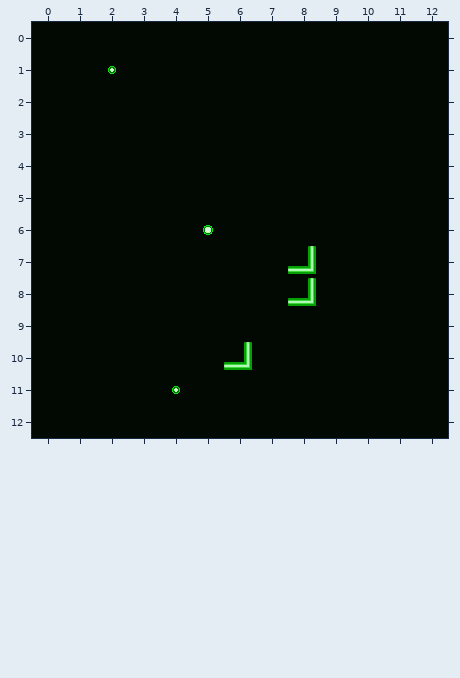
Tiled map -- files/testRoom.tmx. Above is the file before it was changed.
Cells are 32x32 px. Shown: x 0..12, y 0..12.
The result:
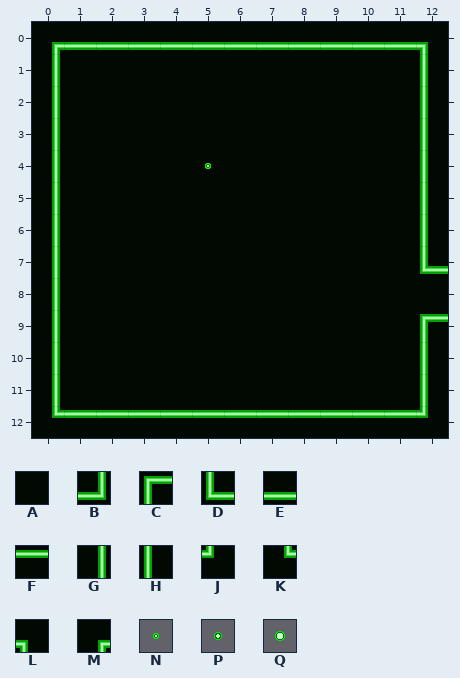
Key: from "center-sheet": A 0, B 1, C 3, D 4, E 5, F 6, G 7, H 8, J 9, K 10, L 11, M 12; from "location": N 0, P 1, Q 2.
_ is an empty cell.
Edits made:
Layer "Bottom":
y 0: x 0..12 AAAAAAAAAAAAA -> MEEEEEEEEEEEL
y 1..6: x 0 A -> G; x 12 A -> H
y 7: x 0 A -> G; x 12 A -> D
y 8: x 0 A -> G
y 9: x 0 A -> G; x 12 A -> C
y 10..11: x 0 A -> G; x 12 A -> H
y 12: x 0..12 AAAAAAAAAAAAA -> KFFFFFFFFFFFJ
Layer "Middle":
y 1: x 2 P -> _
y 4: x 5 _ -> N
y 6: x 5 Q -> _
y 7..8: x 8 B -> _
y 10: x 6 B -> _
y 11: x 4 P -> _
Pixel boxes of the changes (left, top, right, bottom) in both pictures:
changed: (52, 42, 448, 418)
